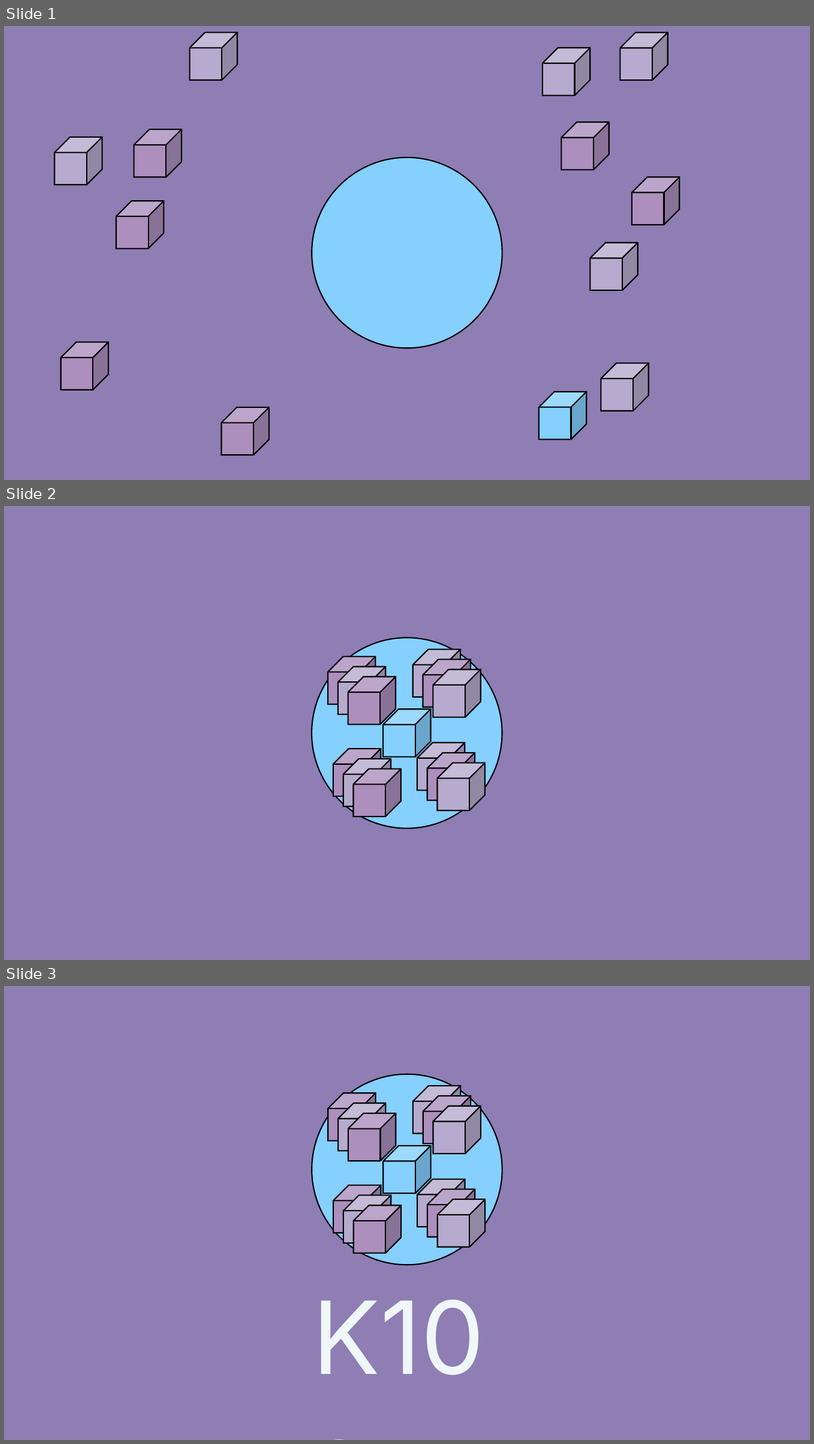
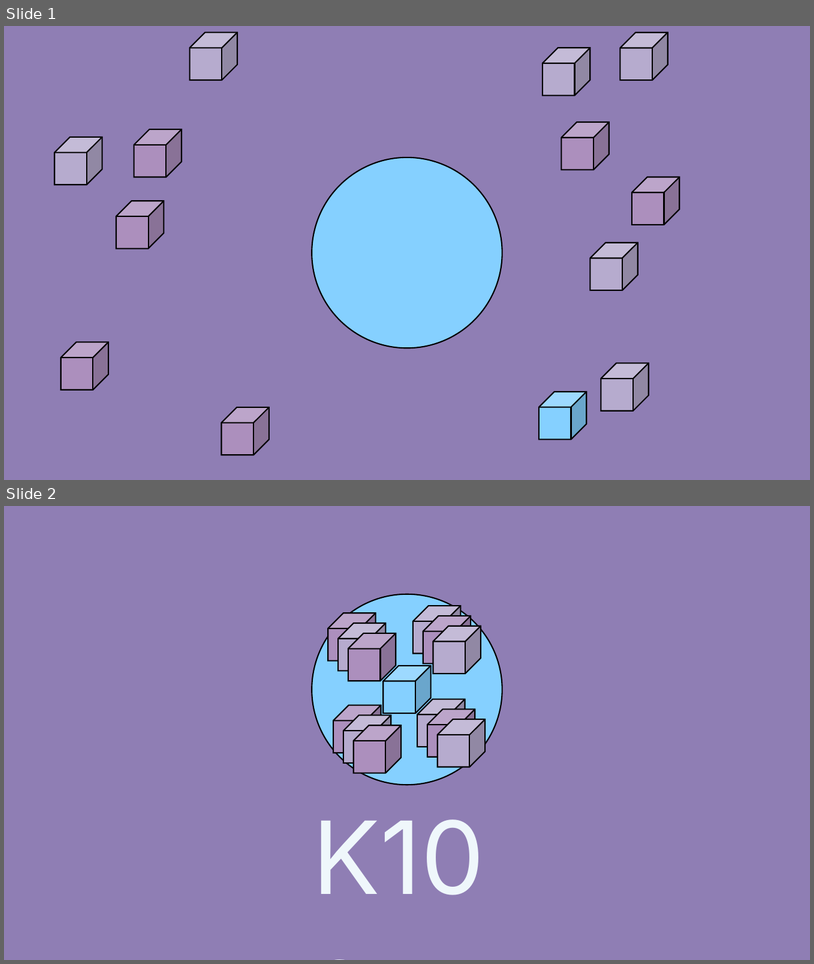
Before and after one commit to EliasDeHondt/K10s, a slide deck: docs/pptx/presentation.pptx. Shown one above the other, each under a label of ours: slides 1, 2 and 3 before the commit, slides 1 and 2 after it. The pictures are 814x1444 and 814x964 pixels, drawn with LibreOffice and Linux fonts; fonts in the diff are those of the drawing. Boxes give left, top, right and bottom in pixels: in the first picture for what was removed or moved away, otherwise in the second. Text is boxed around its words. In the diff, an @@ line names an element or a change of style, - is before the commit and + after.

```diff
--- a/docs/pptx/presentation.pptx
+++ b/docs/pptx/presentation.pptx
@@ slide 2 removed at box(4, 506, 810, 960), background #FFFFFF @@
@@ rectangle removed at box(4, 506, 810, 960) @@
@@ ellipse removed at box(312, 638, 503, 828) @@
@@ cube removed at box(413, 649, 461, 697) @@
@@ cube removed at box(328, 657, 376, 705) @@
@@ cube removed at box(338, 666, 386, 714) @@
@@ cube removed at box(423, 659, 471, 707) @@
@@ cube removed at box(348, 676, 396, 724) @@
@@ cube removed at box(434, 669, 482, 717) @@
@@ cube removed at box(383, 709, 431, 757) @@
@@ cube removed at box(333, 748, 381, 796) @@
@@ cube removed at box(418, 742, 465, 790) @@
@@ cube removed at box(428, 753, 475, 801) @@
@@ cube removed at box(344, 759, 391, 807) @@
@@ cube removed at box(354, 769, 401, 816) @@
@@ cube removed at box(438, 762, 486, 810) @@
@@ what was slide 3 is now slide 2 @@
```
Also in this commit, not shown: 2 slides changed, 1 other file.
